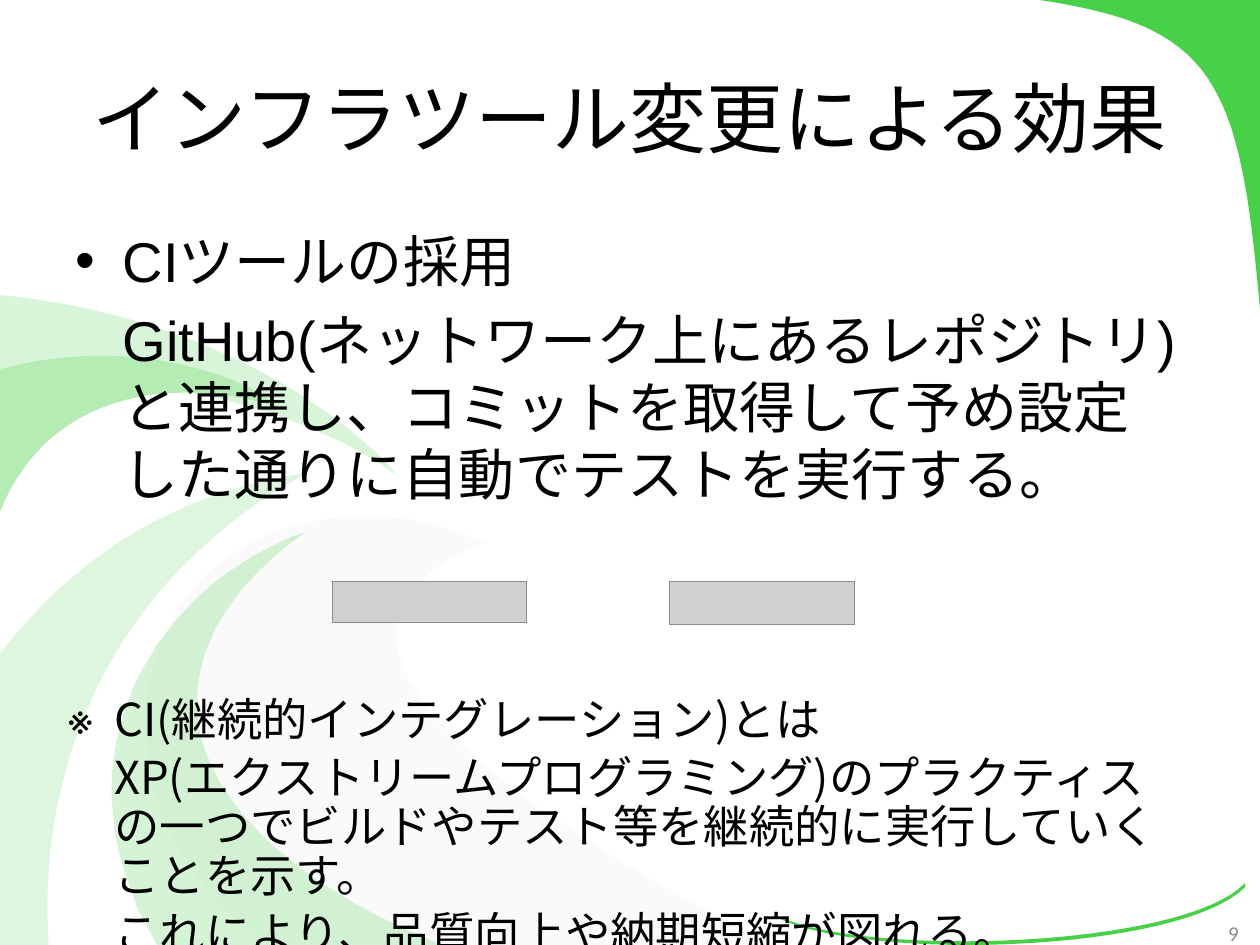
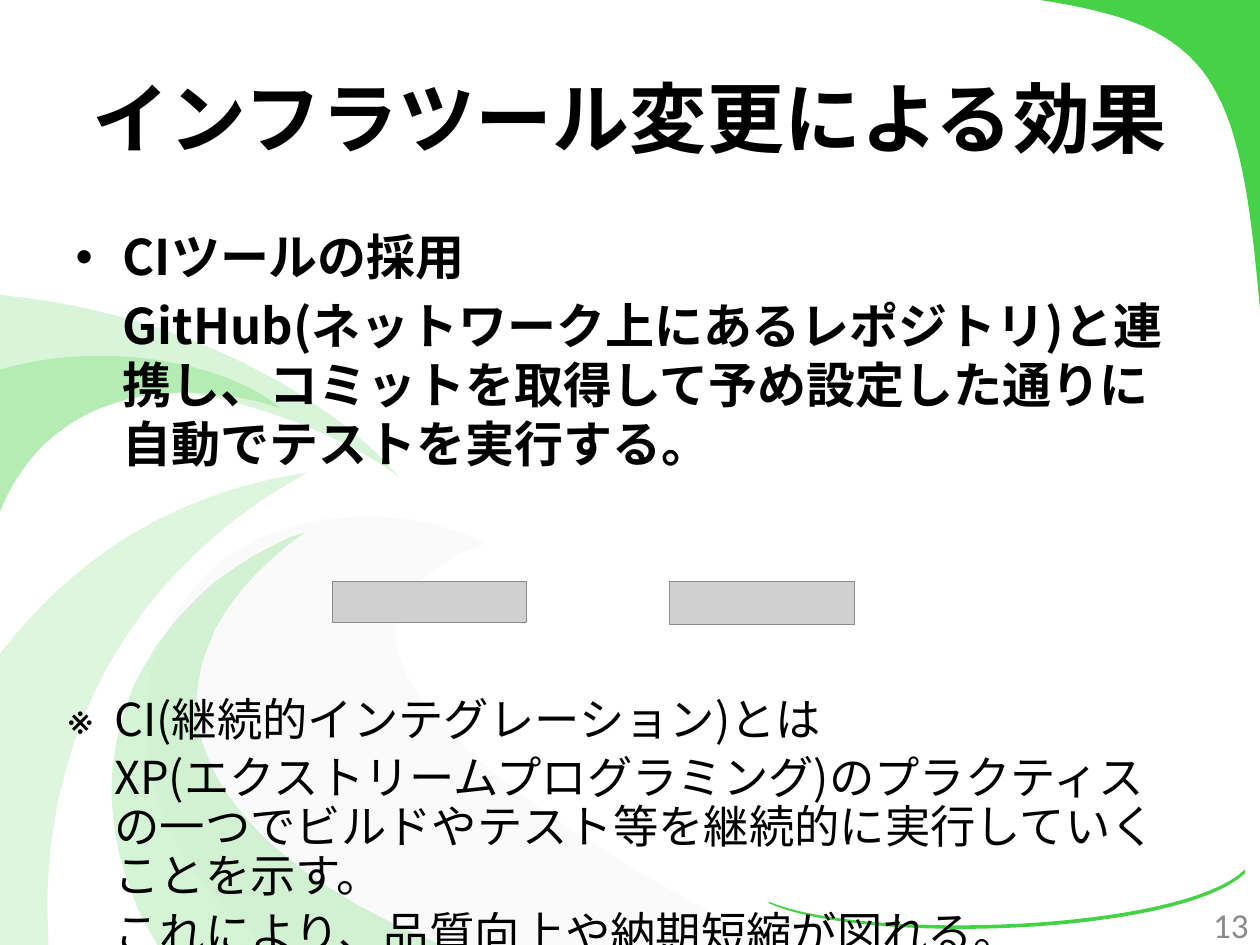
Before and after one commit to kotaro0717/Report-Management, a slide deck: slide 13 of PowerPoint/report_hokada.pptx (slide 9 before the commit). Drawn at 1260x945 pixels with LibreOffice and Linux fonts; fonts in the diff are those of the drawing; grey boxes stand for pictures. Boxes give left, top, right and bottom in pixels: in the first picture for what was removed or moved away, otherwise in the second. Text is boxed around its words. In the diff, an @@ line names an element or a change of style, - is before the commit and + after.

```diff
--- a/PowerPoint/report_hokada.pptx
+++ b/PowerPoint/report_hokada.pptx
@@ title "インフラツール変更による効果" at box(93, 81, 1167, 154): bold on @@
@@ text "CIツールの採用" at box(123, 233, 1162, 467): size 32 to 28 pt, font Arial to Noto Sans CJK JP, bold on @@
@@ freeform shape: place and size @@
-freeform shape at box(779, 883, 1245, 945)
+freeform shape at box(769, 869, 1245, 929)
@@ page number at box(1213, 915, 1248, 938): text changed; size 12 to 20 pt @@
-9
+13
```
Also in this commit, not shown: 25 other slides changed, 6 slides added, 1 slide removed.
